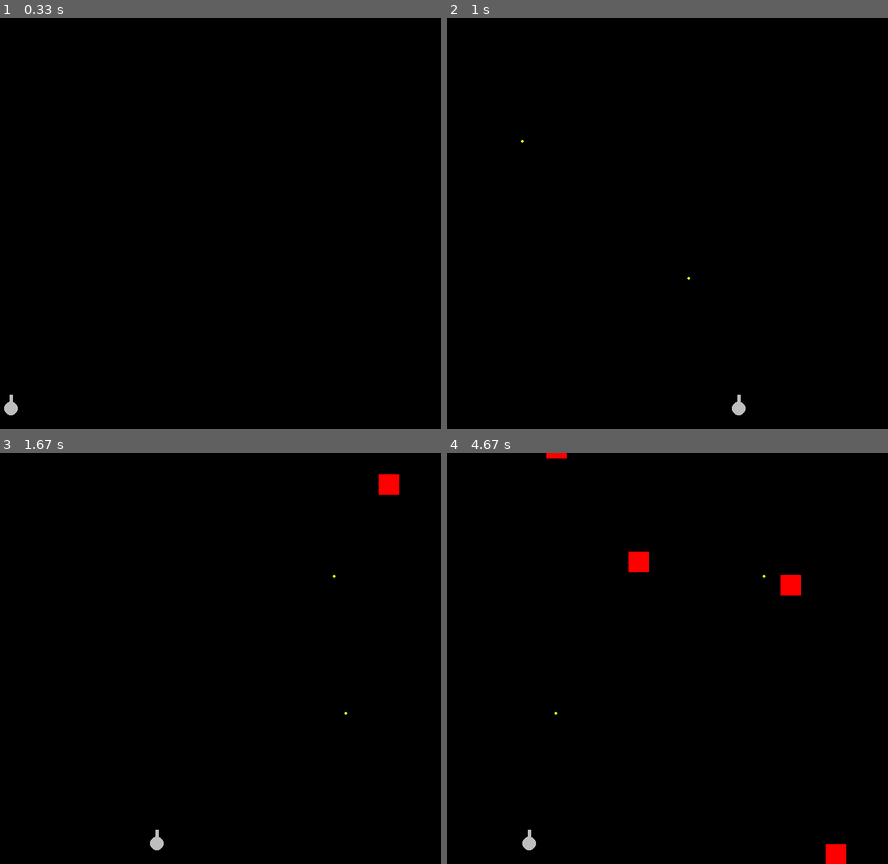
Above: before the commit, frames 1-4 (two rows, left to right).
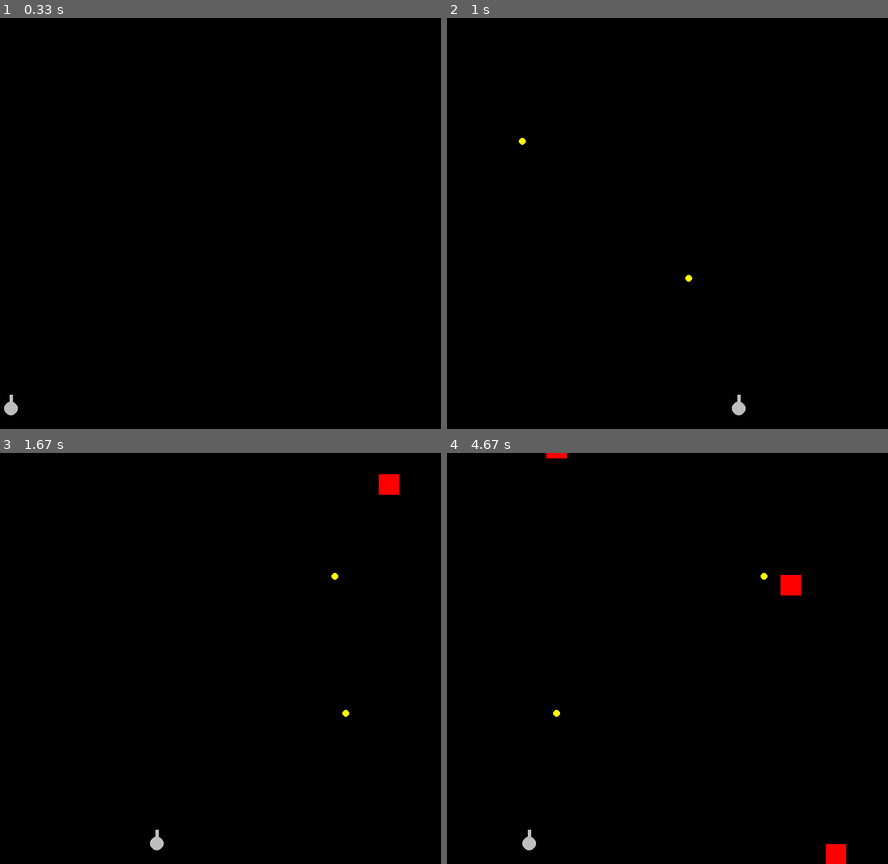
Above: after the commit, the same moments.

Repository: mirinbrah/pygame_minigame
Game: pygame game, started from main.py
The game is run twice, just before and just after one commit, with the same random seed, the same clock (stepped at 60 frames per second) and the same inputs.
Inputs (mouse positions are in pixels of both pictures, inside the frame that each line leads up to):
- Up to frame 1 (0.33 s): no input
- Up to frame 2 (1 s): click (693, 223) at 0.38 s; click (746, 313) at 0.72 s
- Up to frame 3 (1.67 s): click (outside the picture) at 1.05 s; click (119, 576) at 1.38 s
- Up to frame 4 (4.67 s): click (693, 707) at 1.72 s; click (618, 572) at 2.05 s; click (887, 765) at 2.38 s; click (517, 699) at 2.72 s; click (535, 580) at 3.05 s; click (566, 732) at 3.38 s; click (outside the picture) at 3.72 s; click (530, 810) at 4.05 s; click (526, 683) at 4.38 s

Frame 1 is identical in both runs. In frame 2, less than 0.1% of the frame differs, in the area x 16-56%, y 29-65%; in frame 3, less than 0.1%; in frame 4, 0.3%, in the area x 24-73%, y 24-65%.

Commit message:
Code rewrited into image and sprite group

Diff:
--- a/bullet.py
+++ b/bullet.py
@@ -1,24 +1,17 @@
 import pygame
 
-class Bullet:
-    def __init__(self, screen, x, y, speed, color='yellow', radius=2):
+class Bullet(pygame.sprite.Sprite):
+    def __init__(self, screen, x, y, speed, radius=5, color='yellow'):
+        super().__init__()
         self.screen = screen
-        self.x = x
-        self.y = y
+
+        self.image = pygame.Surface((radius * 2, radius * 2), pygame.SRCALPHA)
+        pygame.draw.circle(self.image, pygame.Color(color), (radius, radius), radius)
+        self.rect = self.image.get_rect(center=(x, y))
+
         self.speed = speed
-        self.color = color
-        self.radius = radius
-        #for collision check with targets
-        self.rect = pygame.Rect(x - radius, y - radius, radius * 2, radius * 2)
 
     def update(self):
-        self.y -= self.speed
-        self.rect.y = self.y
+        self.rect.y -= self.speed
         if self.rect.bottom < 0:
-            return False
-        return True
-
-    def draw(self):
-        pygame.draw.circle(self.screen, pygame.Color(self.color),
-                           (self.x, self.y),
-                           self.radius)
+            self.kill()
--- a/game.py
+++ b/game.py
@@ -15,8 +15,8 @@
         self.play = True
 
         self.cannon = Gun(self.window)
-        self.bullets = []
-        self.targets = []
+        self.bullets = pygame.sprite.Group()
+        self.targets = pygame.sprite.Group()
 
         self.target_spawn_delay = 1000
         self.last_target_spawn = pygame.time.get_ticks()
@@ -26,7 +26,7 @@
         if current_time - self.last_target_spawn > self.target_spawn_delay:
             self.last_target_spawn = current_time
             new_target = Target(self.window, WIDTH)
-            self.targets.append(new_target)
+            self.targets.add(new_target)
 
     def handle_events(self):
         for event in pygame.event.get():
@@ -35,23 +35,24 @@
             if event.type == pygame.MOUSEBUTTONDOWN:
                 if event.button == 1:
                     new_bullet = Bullet(self.window, self.cannon.x, self.cannon.y - 20, speed=10)
-                    self.bullets.append(new_bullet)
+                    self.bullets.add(new_bullet)
 
     def update_game_state(self):
         mouse_x, _ = pygame.mouse.get_pos()
         self.cannon.update(mouse_x)
 
-        self.bullets = [bullet for bullet in self.bullets if bullet.update()]
-        self.targets = [target for target in self.targets if target.update()]
-        self.check_collisions()
+        self.bullets.update()
+        self.targets.update()
+
+        pygame.sprite.groupcollide(self.bullets, self.targets, True, True)
 
     def draw_elements(self):
         self.window.fill(BLACK)
         self.cannon.draw()
-        for bullet in self.bullets:
-            bullet.draw()
-        for target in self.targets:
-            target.draw()
+
+        self.bullets.draw(self.window)
+        self.targets.draw(self.window)
+
         pygame.display.update()
         self.clock.tick(FPS)
 
@@ -66,11 +67,3 @@
             self.spawn_targets()
 
         pygame.quit()
-
-    def check_collisions(self):
-        for bullet in self.bullets[:]:
-            for target in self.targets[:]:
-                if bullet.rect.colliderect(target.rect):
-                    self.bullets.remove(bullet)
-                    self.targets.remove(target)
-                    break
--- a/target.py
+++ b/target.py
@@ -1,26 +1,21 @@
 import pygame
 import random
 
+class Target(pygame.sprite.Sprite):
+    def __init__(self, screen, width_constraint, size=30, color='red'):
+        super().__init__()
+        self.screen = screen
 
-class Target:
-    def __init__(self, screen, width_constraint):
-        self.screen = screen
-        self.size = 30
+        self.image = pygame.Surface((size, size))
+        self.image.fill(pygame.Color(color))
 
-        x = random.randint(0, width_constraint - self.size)
+        x = random.randint(0, width_constraint - size)
         y = random.randint(-150, -50)
-
-        self.rect = pygame.Rect(x, y, self.size, self.size)
+        self.rect = self.image.get_rect(topleft=(x, y))
 
         self.speed = random.randint(1, 3)
-        self.color = 'red'
 
     def update(self):
         self.rect.y += self.speed
-
         if self.rect.top > self.screen.get_height():
-            return False
-        return True
-
-    def draw(self):
-        pygame.draw.rect(self.screen, pygame.Color(self.color), self.rect)
+            self.kill()
Not shown, changed: .gitignore
